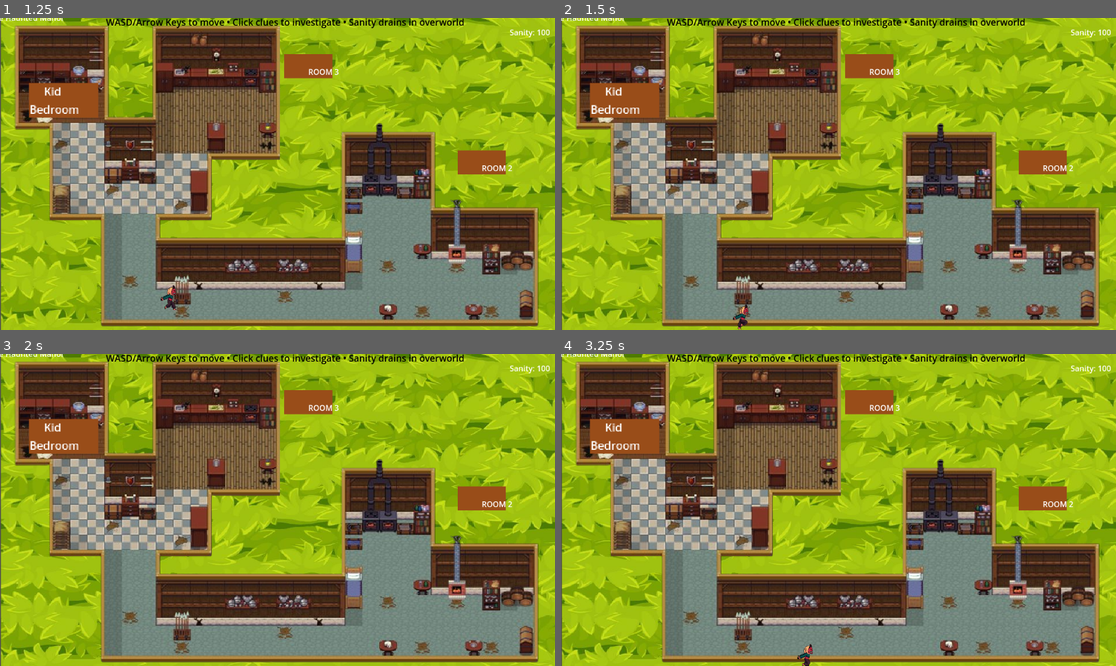
Above: before the commit, frames 1-4 (two rows, left to right).
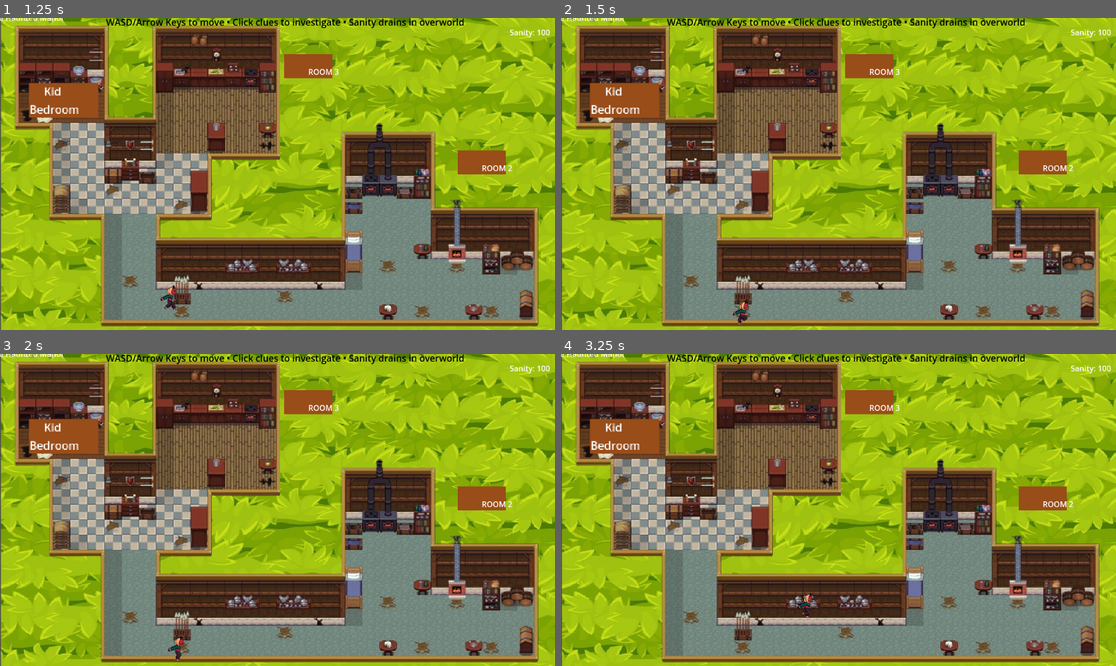
Above: after the commit, the same moments.

Repository: ShauryaVatsal/DaydreamGamejam
Game: Godot game, scene res://scenes/MainGame.tscn
The game is run twice, just before and just after one commit, with the same random seed, the same clock (stepped at 60 frames per second) and the same inputs. This scene is started directly instead of the project's main scene.
Inputs:
- Up to frame 1 (1.25 s): tap Enter at 0.5 s; hold Right (Right) from 0.53 s (still down); tap Up (Jump) at 0.77 s
- Up to frame 2 (1.5 s): release Right (Right) at 1.28 s; hold Down (Down) from 1.28 s (still down)
- Up to frame 3 (2 s): keep holding Down (Down); tap Up (Jump) at 1.52 s
- Up to frame 4 (3.25 s): release Down (Down) at 2.03 s; hold Right (Right) 2.03-2.78 s; hold W from 2.78 s (still down); tap Up (Jump) at 3.02 s

Frame 1 is identical in both runs. In frame 2, 0.1% of the frame differs, in the area x 30-34%, y 90-100%; in frame 3, less than 0.1%; in frame 4, 0.2%, in the area x 42-46%, y 76-100%.

Commit message:
added boarders to main

Diff:
--- a/scenes/MainGame.tscn
+++ b/scenes/MainGame.tscn
@@ -1,10 +1,57 @@
-[gd_scene load_steps=45 format=3 uid="uid://ce7o6w3i6dmq2"]
+[gd_scene load_steps=50 format=3 uid="uid://ce7o6w3i6dmq2"]
 
 [ext_resource type="Script" uid="uid://bwawscerxtm8j" path="res://scenes/player.gd" id="1_t4bxf"]
 [ext_resource type="Texture2D" uid="uid://cwwqr6mv43s3r" path="res://assets/29a39f6d55f61dc9bd058ff5954629d8914ee249-removebg-preview.png" id="2_xej52"]
 [ext_resource type="Texture2D" uid="uid://cb20rnhvc1spg" path="res://assets/seamless-texture-cartoon-grass-green-plants-pattern-for-wallpaper-illustration-backdrop-organic-background-for-the-game-gui-vector.jpg" id="3_t4bxf"]
 [ext_resource type="Texture2D" uid="uid://bbxt8gsj8kn8i" path="res://assets/flippedghots.png" id="3_x628s"]
 [ext_resource type="Texture2D" uid="uid://b83887wtw8y1t" path="res://assets/Free-Ghost-Pixel-Art-Sprite-Sheets2-Photoroom.png" id="4_x628s"]
+
+[sub_resource type="RectangleShape2D" id="RectangleShape2D_t4bxf"]
+size = Vector2(39.40119, 273.52942)
+
+[sub_resource type="PhysicsMaterial" id="PhysicsMaterial_x628s"]
+
+[sub_resource type="RectangleShape2D" id="RectangleShape2D_x628s"]
+size = Vector2(20, 142.44653)
+
+[sub_resource type="RectangleShape2D" id="RectangleShape2D_7fyak"]
+size = Vector2(576.3752, 42.072266)
+
+[sub_resource type="RectangleShape2D" id="RectangleShape2D_fpdtd"]
+size = Vector2(57.638634, 20)
+
+[sub_resource type="RectangleShape2D" id="RectangleShape2D_1hpqh"]
+size = Vector2(37.222076, 124.03468)
+
+[sub_resource type="RectangleShape2D" id="RectangleShape2D_7f7ne"]
+size = Vector2(100.04226, 20)
+
+[sub_resource type="RectangleShape2D" id="RectangleShape2D_rtryj"]
+size = Vector2(48.739113, 131.50723)
+
+[sub_resource type="RectangleShape2D" id="RectangleShape2D_vs82q"]
+size = Vector2(139.7749, 28.163315)
+
+[sub_resource type="RectangleShape2D" id="RectangleShape2D_qsiih"]
+size = Vector2(68.63217, 165.9552)
+
+[sub_resource type="RectangleShape2D" id="RectangleShape2D_7d840"]
+size = Vector2(141.8689, 95.325905)
+
+[sub_resource type="RectangleShape2D" id="RectangleShape2D_utvnp"]
+size = Vector2(56.06813, 23.16333)
+
+[sub_resource type="RectangleShape2D" id="RectangleShape2D_vtnxl"]
+size = Vector2(100.512344, 20)
+
+[sub_resource type="RectangleShape2D" id="RectangleShape2D_16xnu"]
+size = Vector2(81.88191, 150.76157)
+
+[sub_resource type="RectangleShape2D" id="RectangleShape2D_lupq4"]
+size = Vector2(193.22552, 20)
+
+[sub_resource type="RectangleShape2D" id="RectangleShape2D_4h46e"]
+size = Vector2(20, 111.06503)
 
 [sub_resource type="AtlasTexture" id="AtlasTexture_7fyak"]
 atlas = ExtResource("4_x628s")
@@ -206,56 +253,11 @@
 "speed": 9.0
 }]
 
-[sub_resource type="RectangleShape2D" id="RectangleShape2D_t4bxf"]
-size = Vector2(26.766468, 273.52942)
-
-[sub_resource type="RectangleShape2D" id="RectangleShape2D_x628s"]
-size = Vector2(20, 142.44653)
-
-[sub_resource type="RectangleShape2D" id="RectangleShape2D_7fyak"]
-size = Vector2(576.3752, 42.072266)
-
-[sub_resource type="RectangleShape2D" id="RectangleShape2D_fpdtd"]
-size = Vector2(57.638634, 20)
-
-[sub_resource type="RectangleShape2D" id="RectangleShape2D_1hpqh"]
-size = Vector2(37.222076, 124.03468)
-
-[sub_resource type="RectangleShape2D" id="RectangleShape2D_7f7ne"]
-size = Vector2(100.04226, 20)
-
-[sub_resource type="RectangleShape2D" id="RectangleShape2D_rtryj"]
-size = Vector2(48.739113, 131.50723)
-
-[sub_resource type="RectangleShape2D" id="RectangleShape2D_vs82q"]
-size = Vector2(139.7749, 28.163315)
-
-[sub_resource type="RectangleShape2D" id="RectangleShape2D_qsiih"]
-size = Vector2(68.63217, 165.9552)
-
-[sub_resource type="RectangleShape2D" id="RectangleShape2D_7d840"]
-size = Vector2(141.8689, 94.43498)
-
-[sub_resource type="RectangleShape2D" id="RectangleShape2D_utvnp"]
-size = Vector2(56.06813, 23.16333)
-
-[sub_resource type="RectangleShape2D" id="RectangleShape2D_vtnxl"]
-size = Vector2(100.512344, 20)
+[sub_resource type="CapsuleShape2D" id="CapsuleShape2D_x628s"]
+radius = 14.0
+height = 62.0
 
 [node name="MainGame" type="Node2D"]
-
-[node name="Player" type="CharacterBody2D" parent="."]
-position = Vector2(640, 360)
-script = ExtResource("1_t4bxf")
-
-[node name="PlayerSprite" type="AnimatedSprite2D" parent="Player"]
-z_index = 1
-position = Vector2(-416, 235)
-scale = Vector2(0.5, 0.5)
-sprite_frames = SubResource("SpriteFrames_4h46e")
-animation = &"Run"
-
-[node name="PlayerCollision" type="CollisionShape2D" parent="Player"]
 
 [node name="Overworld" type="Node2D" parent="."]
 
@@ -626,6 +628,8 @@
 offset_top = -100.0
 offset_right = 300.0
 offset_bottom = 100.0
+grow_horizontal = 2
+grow_vertical = 2
 horizontal_alignment = 1
 vertical_alignment = 1
 
@@ -671,11 +675,12 @@
 texture = ExtResource("3_t4bxf")
 
 [node name="CollisionShape2D" type="CollisionShape2D" parent="29a39f6d55f61Dc9Bd058Ff5954629d8914Ee249RemovebgPreview/SeamlessTextureCartoonGrassGreenPlantsPatternForWallpaperIllustrationBackdropOrganicBackgroundForTheGameGuiVector"]
-position = Vector2(-476.5569, -235)
+position = Vector2(-479.52094, -235)
 scale = Vector2(0.9999999, 1)
 shape = SubResource("RectangleShape2D_t4bxf")
 
 [node name="StaticBody2D" type="StaticBody2D" parent="29a39f6d55f61Dc9Bd058Ff5954629d8914Ee249RemovebgPreview"]
+physics_material_override = SubResource("PhysicsMaterial_x628s")
 
 [node name="boarder1" type="CollisionShape2D" parent="29a39f6d55f61Dc9Bd058Ff5954629d8914Ee249RemovebgPreview/StaticBody2D"]
 position = Vector2(-203.773, 123.58591)
@@ -718,8 +723,8 @@
 shape = SubResource("RectangleShape2D_qsiih")
 
 [node name="boarder9" type="CollisionShape2D" parent="29a39f6d55f61Dc9Bd058Ff5954629d8914Ee249RemovebgPreview/StaticBody2D"]
-position = Vector2(-2.4866638, 25.835938)
-scale = Vector2(1, 0.9999996)
+position = Vector2(-2.2249146, 25.687454)
+scale = Vector2(1, 0.9999995)
 shape = SubResource("RectangleShape2D_7d840")
 
 [node name="boarder10" type="CollisionShape2D" parent="29a39f6d55f61Dc9Bd058Ff5954629d8914Ee249RemovebgPreview/StaticBody2D"]
@@ -731,3 +736,34 @@
 position = Vector2(119.22745, -66.52023)
 scale = Vector2(1, 0.9999999)
 shape = SubResource("RectangleShape2D_vtnxl")
+
+[node name="boarder12" type="CollisionShape2D" parent="29a39f6d55f61Dc9Bd058Ff5954629d8914Ee249RemovebgPreview/StaticBody2D"]
+position = Vector2(323.80865, 109.28323)
+scale = Vector2(1, 0.9999997)
+shape = SubResource("RectangleShape2D_16xnu")
+
+[node name="boarder13" type="CollisionShape2D" parent="29a39f6d55f61Dc9Bd058Ff5954629d8914Ee249RemovebgPreview/StaticBody2D"]
+position = Vector2(267.6134, 25.538986)
+scale = Vector2(1, 0.99999994)
+shape = SubResource("RectangleShape2D_lupq4")
+
+[node name="boarder14" type="CollisionShape2D" parent="29a39f6d55f61Dc9Bd058Ff5954629d8914Ee249RemovebgPreview/StaticBody2D"]
+position = Vector2(179.43011, -21.084564)
+scale = Vector2(1, 0.9999998)
+shape = SubResource("RectangleShape2D_4h46e")
+
+[node name="Player" type="CharacterBody2D" parent="."]
+position = Vector2(640, 360)
+motion_mode = 1
+script = ExtResource("1_t4bxf")
+
+[node name="PlayerSprite" type="AnimatedSprite2D" parent="Player"]
+z_index = 1
+position = Vector2(-416, 235)
+scale = Vector2(0.5, 0.5)
+sprite_frames = SubResource("SpriteFrames_4h46e")
+animation = &"Run"
+
+[node name="PlayerCollision" type="CollisionShape2D" parent="Player"]
+position = Vector2(-408, 229)
+shape = SubResource("CapsuleShape2D_x628s")
Not shown, added: scripts/node_2d.gd.uid
